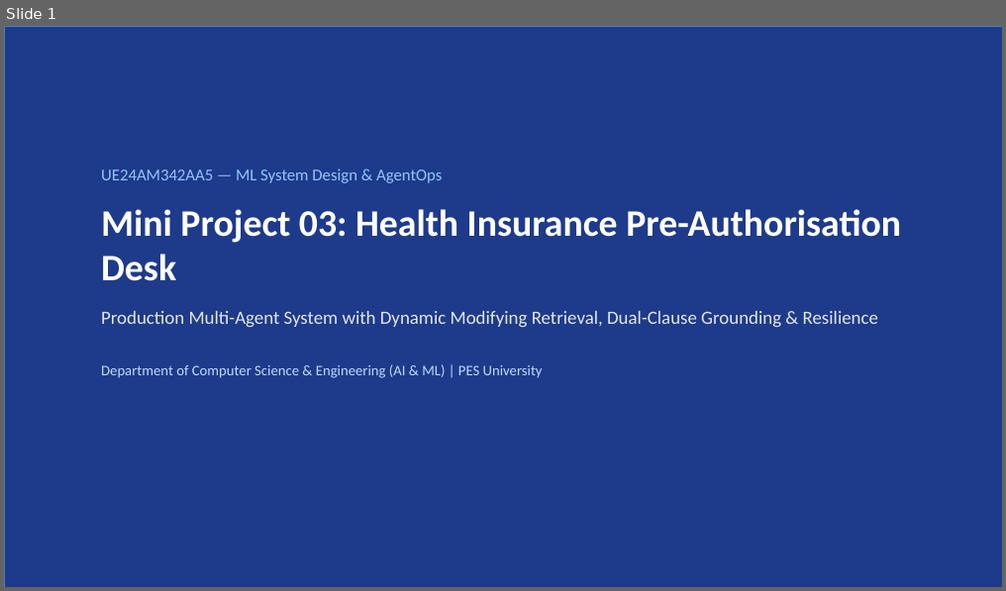
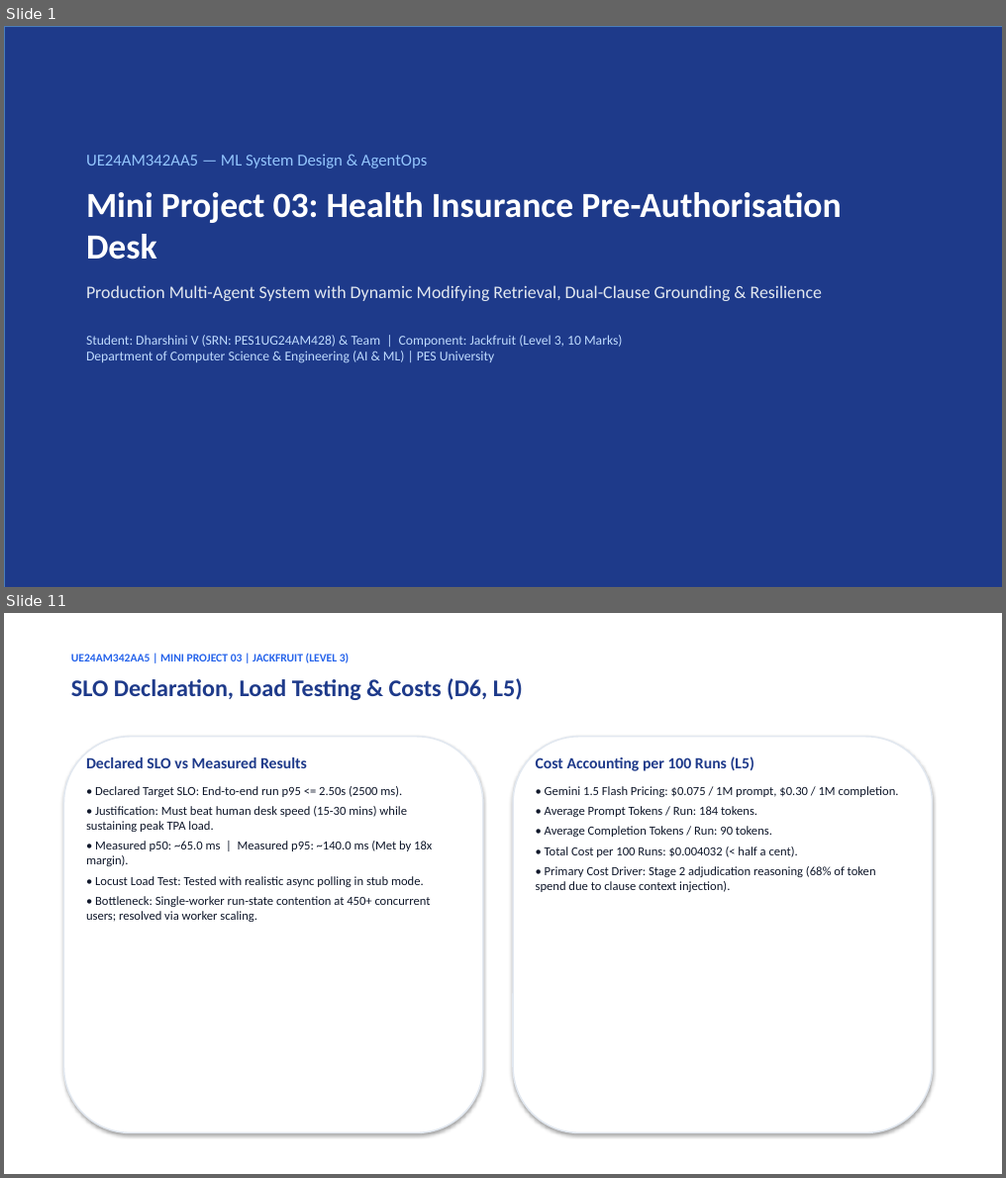
Before and after one commit to DharshiniPES/health-insurance-preauth-desk, a slide deck: PreAuthorisation_Desk_Presentation.pptx. Shown one above the other, each under a label of ours: slide 1 before the commit, slides 1 and 11 after it; the slides between them are not shown. The pictures are 1006x591 and 1006x1178 pixels, drawn with LibreOffice and Linux fonts; fonts in the diff are those of the drawing. Boxes give left, top, right and bottom in pixels: in the first picture for what was removed or moved away, otherwise in the second. Text is boxed around its words. In the diff, an @@ line names an element or a change of style, - is before the commit and + after.

```diff
--- a/PreAuthorisation_Desk_Presentation.pptx
+++ b/PreAuthorisation_Desk_Presentation.pptx
@@ slide 11 added at box(4, 613, 1002, 1174), background #FFFFFF @@
@@ text added at box(71, 653, 349, 663), 11 pt, text #2563EB, bold @@
+UE24AM342AA5 | MINI PROJECT 03 | JACKFRUIT (LEVEL 3)
@@ text added at box(71, 678, 523, 700), 23 pt, text #1E3A8A, bold @@
+SLO Declaration, Load Testing & Costs (D6, L5)
@@ rounded rectangle added at box(63, 737, 483, 1134), fill #FFFFFF, outline #E2E8F0 1.5 pt @@
@@ text added at box(86, 758, 432, 922), 12 pt, text #0F172A @@
+Declared SLO vs Measured Results
+• Declared Target SLO: End-to-end run p95 <= 2.50s (2500 ms).
+• Justification: Must beat human desk speed (15-30 mins) while sustaining peak TPA load.
+• Measured p50: ~65.0 ms | Measured p95: ~140.0 ms (Met by 18x margin).
+• Locust Load Test: Tested with realistic async polling in stub mode.
+• Bottleneck: Single-worker run-state contention at 450+ concurrent users; resolved via worker scaling.
@@ rounded rectangle added at box(513, 737, 933, 1134), fill #FFFFFF, outline #E2E8F0 1.5 pt @@
@@ text added at box(536, 757, 899, 892), 12 pt, text #0F172A @@
+Cost Accounting per 100 Runs (L5)
+• Gemini 1.5 Flash Pricing: $0.075 / 1M prompt, $0.30 / 1M completion.
+• Average Prompt Tokens / Run: 184 tokens.
+• Average Completion Tokens / Run: 90 tokens.
+• Total Cost per 100 Runs: $0.004032 (< half a cent).
+• Primary Cost Driver: Stage 2 adjudication reasoning (68% of token spend due to clause context injection).
@@ slide 1 changed as well @@
@@ text "UE24AM342AA5 — ML System Design ...": place and size @@
-text "UE24AM342AA5 — ML System Design ..." at box(101, 169, 901, 378)
+text "UE24AM342AA5 — ML System Design ..." at box(86, 154, 841, 364)
@@ text at box(86, 154, 841, 301): size 36 to 34 pt in "Mini Project 03: Health Insurance Pre-Authorisation Desk"; size 18 to 17 pt in "Production Multi-Agent System with Dynamic Modifying Retriev ..."; less space between paragraphs @@
@@ text at box(86, 335, 622, 364): text changed; size 14 to 13 pt @@
-Department of Computer Science & Engineering (AI & ML) | PES University
+Student: Dharshini V (SRN: PES1UG24AM428) & Team | Component: Jackfruit (Level 3, 10 Marks)
+Department of Computer Science & Engineering (AI & ML) | PES University
```
Also in this commit, not shown: 4 other slides changed, 6 other slides added, 5 slides removed, 5 other files.
